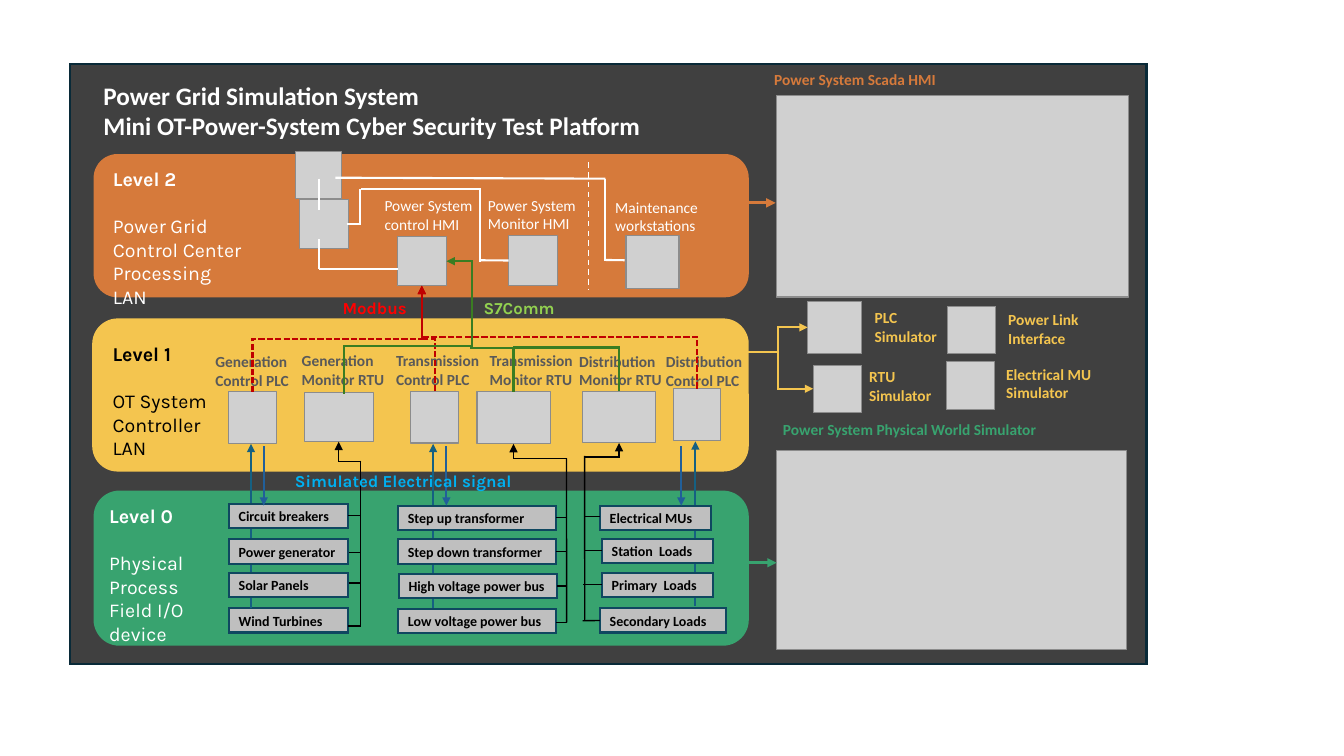
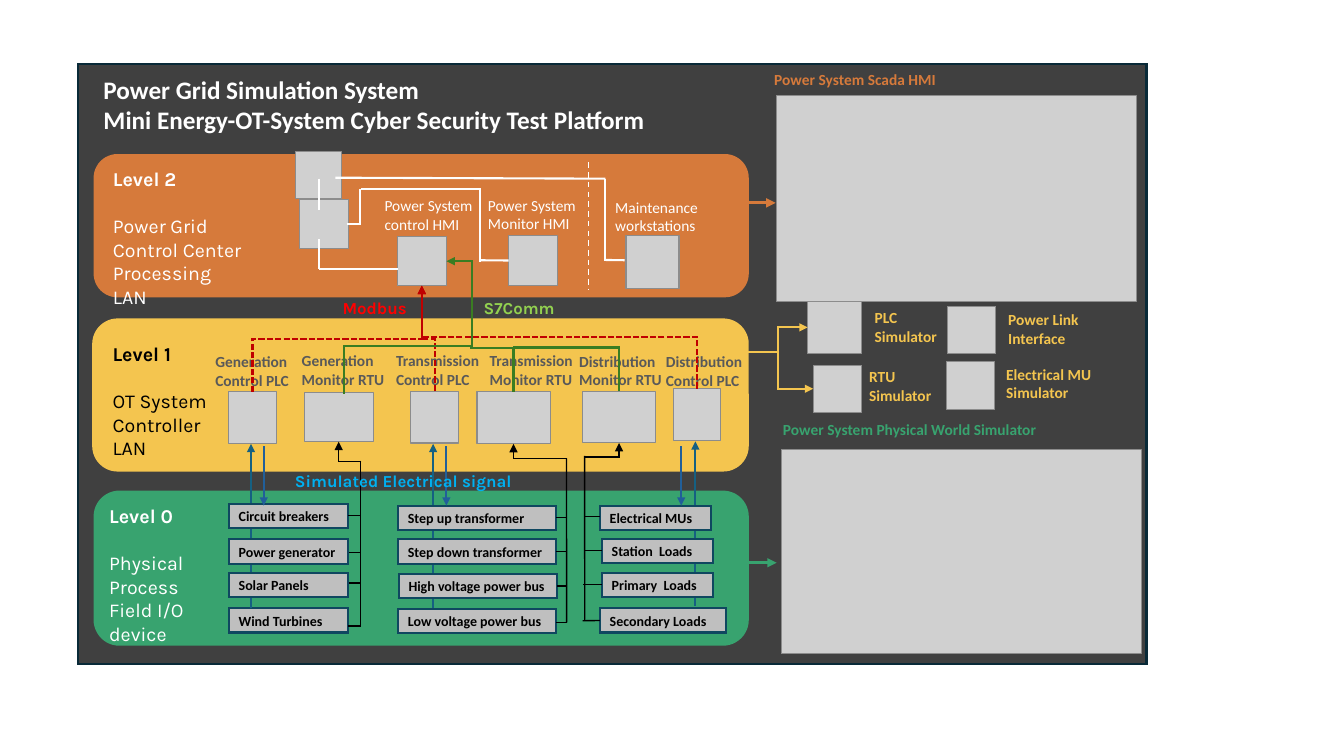
Before and after one commit to LiuYuancheng/Power_Grid_Simulation_System, a slide deck: slide 3 of designDoc/designDoc.pptx. Drawn at 1344x756 pixels with LibreOffice and Linux fonts; fonts in the diff are those of the drawing; grey boxes stand for pictures. Boxes give left, top, right and bottom in pixels: in the first picture for what was removed or moved away, otherwise in the second. Text is boxed around its words. In the diff, an @@ line names an element or a change of style, - is before the commit and + after.

```diff
--- a/designDoc/designDoc.pptx
+++ b/designDoc/designDoc.pptx
@@ rectangle: place and size @@
-rectangle at bbox=[71, 64, 1147, 664]
+rectangle at bbox=[79, 64, 1147, 664]
@@ text at bbox=[103, 111, 644, 134]: text changed @@
-Mini OT-Power-System Cyber Security Test Platform
+Mini Energy-OT-System Cyber Security Test Platform
@@ picture: place and size @@
-picture at bbox=[776, 96, 1129, 297]
+picture at bbox=[776, 96, 1136, 302]
@@ picture: place and size @@
-picture at bbox=[777, 451, 1127, 649]
+picture at bbox=[781, 450, 1141, 654]
```
Also in this commit, not shown: 1 other slide changed, 1 other file.
